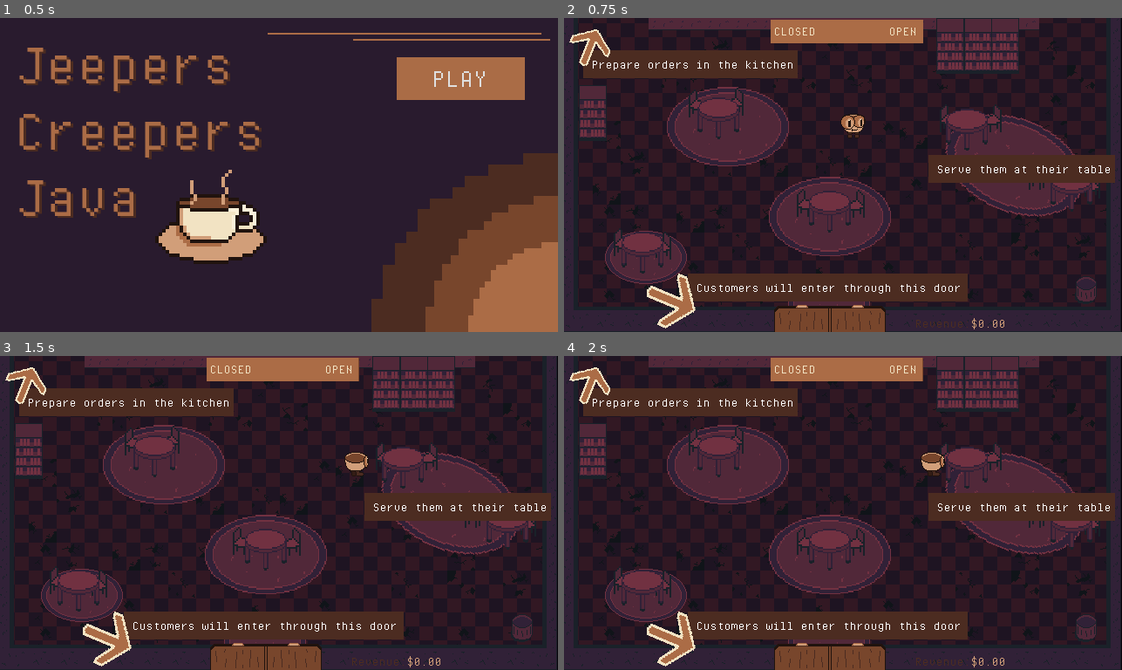
Above: before the commit, frames 1-4 (two rows, left to right).
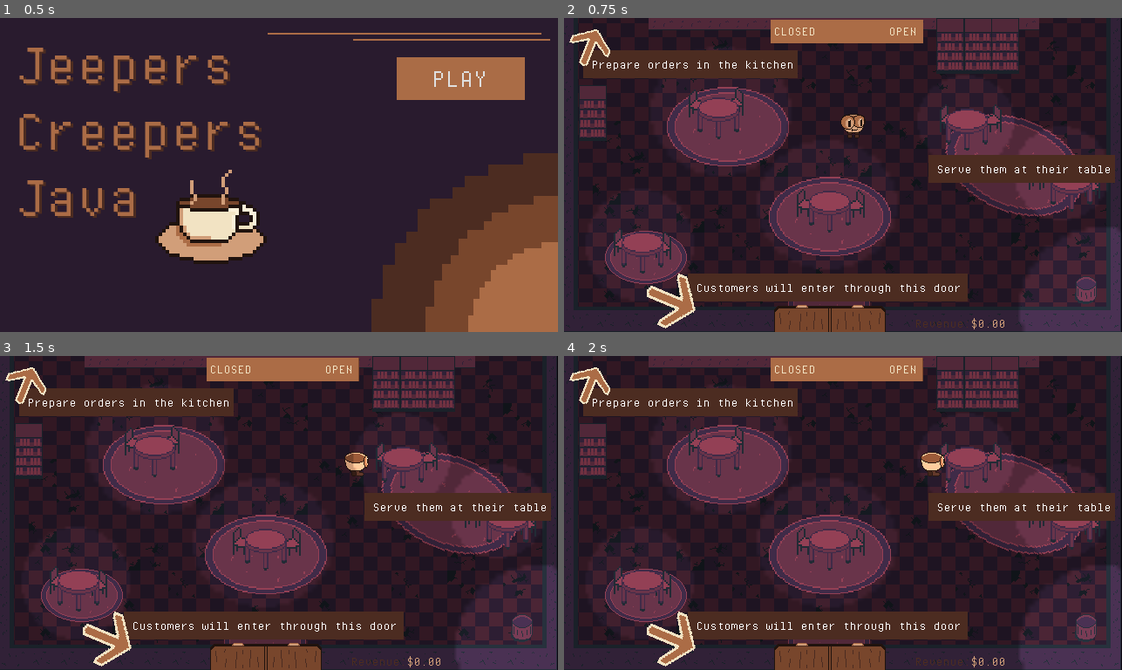
Above: after the commit, the same moments.

Repository: billbobphil/coffee-jam-2023
Game: Godot game, scene res://scenes/mainMenu.tscn
Same seed, same stepped clock (60 frames per second), same inputs: the game is played once before the commit and once after it.
Inputs (mouse positions are in pixels of both pictures, inside the frame that each line leads up to):
- Up to frame 1 (0.5 s): no input
- Up to frame 2 (0.75 s): click "PLAY" at 0.5 s
- Up to frame 3 (1.5 s): tap Enter at 1.25 s; move the mouse to (401, 497) at 1.27 s; hold D (move_right) from 1.28 s (still down); hold Space (dash) from 1.28 s (still down)
- Up to frame 4 (2 s): keep holding D (move_right); keep holding Space (dash)

Frame 1 is identical in both runs. In frame 2, 5.7% of the frame differs, in the area x 7-100%, y 21-100%; in frame 3, 5.8%; in frame 4, 5.9%.

Commit message:
Added some spooky lighting

Diff:
--- a/scenes/rootScene.tscn
+++ b/scenes/rootScene.tscn
@@ -29,6 +29,7 @@
 [ext_resource type="Texture2D" uid="uid://cee1qwajseu4s" path="res://art/arrow-interact.png" id="27_ae12g"]
 [ext_resource type="Texture2D" uid="uid://cu55cg6jjtf7v" path="res://art/espresso-station-64x64.png" id="28_cmd8s"]
 [ext_resource type="Texture2D" uid="uid://wokusc17t2uk" path="res://art/espresso-black-32x32.png" id="29_6clkt"]
+[ext_resource type="Script" path="res://scripts/LightFlicker.gd" id="29_r85rk"]
 [ext_resource type="Texture2D" uid="uid://b12kekrrevxgw" path="res://art/arrow-dont-interact.png" id="30_suoyt"]
 [ext_resource type="Texture2D" uid="uid://ba1g0ttfuwek7" path="res://art/coffee-station-64x64.png" id="31_5d4hr"]
 [ext_resource type="Texture2D" uid="uid://iw75rva31107" path="res://art/coffee-zero-32x32.png" id="32_q7fhh"]
@@ -38,6 +39,7 @@
 [ext_resource type="Texture2D" uid="uid://pjm7mjpbs3kn" path="res://art/sugarAndCreamStation-64x64.png" id="36_bq60s"]
 [ext_resource type="Texture2D" uid="uid://c86ddcwxuomva" path="res://art/coffee-one-32x32.png" id="37_l7vbu"]
 [ext_resource type="Texture2D" uid="uid://bww8wo41pguh4" path="res://art/coffee-two-32x32.png" id="38_00nh6"]
+[ext_resource type="Texture2D" uid="uid://df3uxqwbc6ncl" path="res://art/32x32-circle.png" id="39_83etd"]
 
 [sub_resource type="StyleBoxFlat" id="StyleBoxFlat_do34n"]
 bg_color = Color(0.470588, 0.27451, 0.172549, 1)
@@ -425,6 +427,7 @@
 
 [node name="Sprite2D" type="Sprite2D" parent="TutorialText_One"]
 modulate = Color(0.296875, 0.171875, 0.128906, 1)
+light_mask = 0
 position = Vector2(150.5, 8)
 scale = Vector2(10.0313, 1)
 texture = ExtResource("11_hfdru")
@@ -436,6 +439,7 @@
 text = "Customers will enter through this door"
 
 [node name="Sprite2D2" type="Sprite2D" parent="TutorialText_One"]
+light_mask = 0
 position = Vector2(-31, 22)
 rotation = 1.96843
 texture = ExtResource("27_ae12g")
@@ -445,6 +449,7 @@
 
 [node name="Sprite2D" type="Sprite2D" parent="TutorialText_Two"]
 modulate = Color(0.296875, 0.171875, 0.128906, 1)
+light_mask = 0
 position = Vector2(121, 16)
 scale = Vector2(7.6875, 1)
 texture = ExtResource("11_hfdru")
@@ -458,16 +463,68 @@
 text = "Prepare orders in the kitchen"
 
 [node name="Sprite2D2" type="Sprite2D" parent="TutorialText_Two"]
+light_mask = 0
 position = Vector2(5, -2)
 rotation = 0.382613
 scale = Vector2(0.75, 0.75)
 texture = ExtResource("27_ae12g")
 
+[node name="Lights" type="Node2D" parent="."]
+
+[node name="PointLight2D" type="PointLight2D" parent="Lights"]
+position = Vector2(616, 695)
+scale = Vector2(5.98437, 5.89063)
+energy = 0.5
+shadow_enabled = true
+texture = ExtResource("39_83etd")
+script = ExtResource("29_r85rk")
+
+[node name="PointLight2D2" type="PointLight2D" parent="Lights"]
+position = Vector2(86, 622)
+scale = Vector2(3.9375, 4.08203)
+energy = 0.3
+shadow_enabled = true
+texture = ExtResource("39_83etd")
+script = ExtResource("29_r85rk")
+
+[node name="PointLight2D3" type="PointLight2D" parent="Lights"]
+position = Vector2(300.75, 576.078)
+scale = Vector2(5.10938, 4.69238)
+energy = 0.3
+shadow_enabled = true
+texture = ExtResource("39_83etd")
+script = ExtResource("29_r85rk")
+
+[node name="PointLight2D4" type="PointLight2D" parent="Lights"]
+position = Vector2(179, 469)
+scale = Vector2(5.10938, 4.69238)
+energy = 0.3
+shadow_enabled = true
+texture = ExtResource("39_83etd")
+script = ExtResource("29_r85rk")
+
+[node name="PointLight2D5" type="PointLight2D" parent="Lights"]
+position = Vector2(460, 480)
+scale = Vector2(3.52344, 3.31494)
+energy = 0.3
+shadow_enabled = true
+texture = ExtResource("39_83etd")
+script = ExtResource("29_r85rk")
+
+[node name="PointLight2D6" type="PointLight2D" parent="Lights"]
+position = Vector2(570, 540)
+scale = Vector2(3.49219, 3.40869)
+energy = 0.3
+shadow_enabled = true
+texture = ExtResource("39_83etd")
+script = ExtResource("29_r85rk")
+
 [node name="TutorialText_Three" type="Node2D" parent="."]
 position = Vector2(427, 527)
 
 [node name="Sprite2D" type="Sprite2D" parent="TutorialText_Three"]
 modulate = Color(0.296875, 0.171875, 0.128906, 1)
+light_mask = 0
 position = Vector2(97, 8)
 scale = Vector2(6.6875, 1)
 texture = ExtResource("11_hfdru")
--- /dev/null
+++ b/scripts/LightFlicker.gd
@@ -0,0 +1,34 @@
+extends PointLight2D
+
+var randomInterval;
+var timer = 0;
+var isFlickering : bool = false;
+
+# Called when the node enters the scene tree for the first time.
+func _ready():
+	randomInterval = randi() % 15;
+	randomInterval += 5;
+
+
+# Called every frame. 'delta' is the elapsed time since the previous frame.
+func _process(delta):
+	timer += delta;
+
+	if(timer >= randomInterval && !isFlickering):
+		flicker();
+
+func flicker():
+	isFlickering = true;
+	visible = false;
+	await get_tree().create_timer(.1).timeout;
+	visible = true;
+	await get_tree().create_timer(.2).timeout;
+	visible = false;
+	await get_tree().create_timer(.2).timeout;
+	visible = true;
+	await get_tree().create_timer(.1).timeout;
+	visible = false;
+	await get_tree().create_timer(.3).timeout;
+	visible = true;
+	timer = 0;
+	isFlickering = false;
Not shown: 1 places in scenes/rootScene.tscn that only renumber resources
